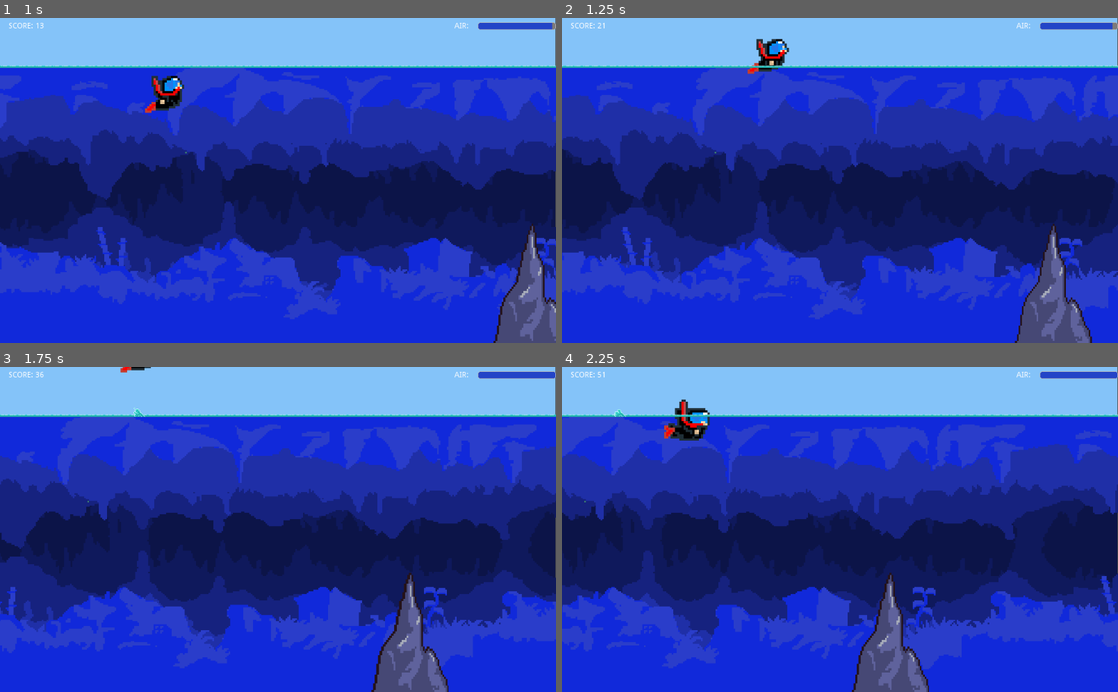
Above: before the commit, frames 1-4 (two rows, left to right).
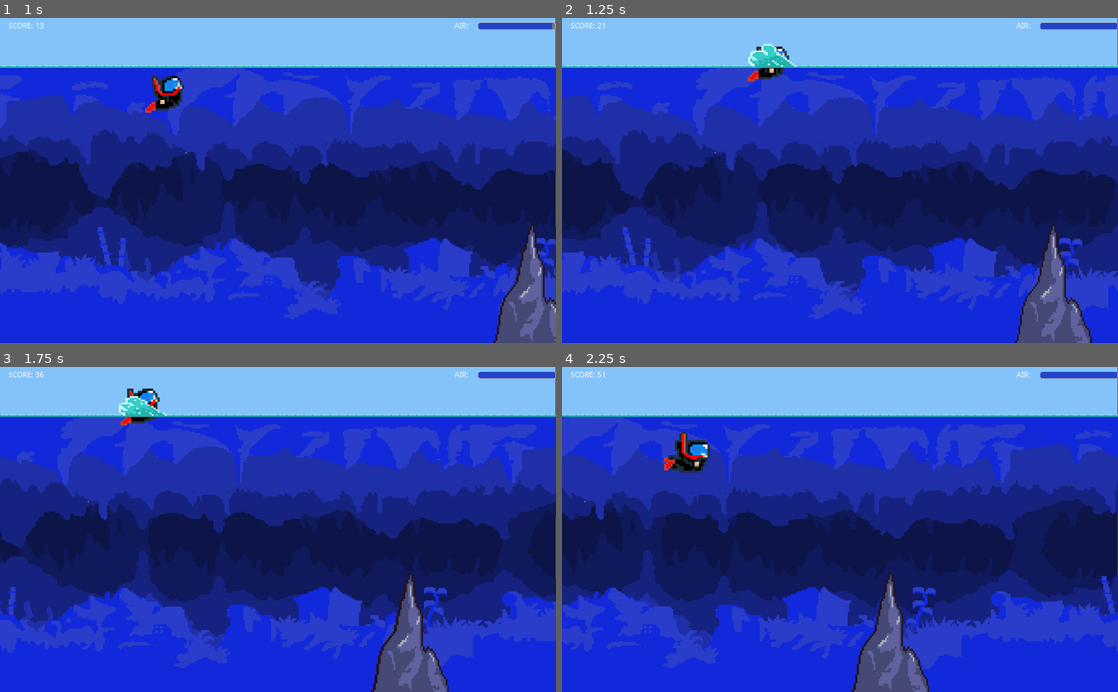
Above: after the commit, the same moments.

Repository: Mikael-Ronnberg/SB-Run
Game: Godot game, scene res://scenes/Main.tscn
The game is run twice, just before and just after one commit, with the same random seed, the same clock (stepped at 60 frames per second) and the same inputs.
Inputs:
- Up to frame 1 (1 s): tap Enter (ui_accept) at 0.5, 0.77 s; hold Right (ui_right) from 0.53 s (still down)
- Up to frame 2 (1.25 s): keep holding Right (ui_right)
- Up to frame 3 (1.75 s): release Right (ui_right) at 1.28 s; hold Left (ui_left) from 1.28 s (still down); tap Enter (ui_accept) at 1.52 s
- Up to frame 4 (2.25 s): release Left (ui_left) at 2.03 s; hold Right (ui_right) from 2.03 s (still down)

Frame 1 is identical in both runs. In frame 2, 0.7% of the frame differs, in the area x 33-100%, y 1-20%; in frame 3, 0.7%; in frame 4, 1.3%, in the area x 9-27%, y 10-33%.

Commit message:
Rearranged structure on scripts, and fixed stream effect on leaving water

Diff:
--- a/project.godot
+++ b/project.godot
@@ -7,16 +7,6 @@
 ;   param=value ; assign values to parameters
 
 config_version=4
-
-_global_script_classes=[ {
-"base": "KinematicBody2D",
-"class": "Player",
-"language": "GDScript",
-"path": "res://scenes/Swimmer.gd"
-} ]
-_global_script_class_icons={
-"Player": ""
-}
 
 [application]
 
--- a/scenes/Crab.tscn
+++ b/scenes/Crab.tscn
@@ -1,7 +1,7 @@
 [gd_scene load_steps=8 format=2]
 
 [ext_resource path="res://assets/obstacles/Crab.png" type="Texture" id=1]
-[ext_resource path="res://scenes/Crab.gd" type="Script" id=2]
+[ext_resource path="res://scripts/Crab.gd" type="Script" id=2]
 
 [sub_resource type="AtlasTexture" id=1]
 atlas = ExtResource( 1 )
--- a/scenes/Hud.tscn
+++ b/scenes/Hud.tscn
@@ -1,6 +1,6 @@
 [gd_scene load_steps=4 format=2]
 
-[ext_resource path="res://scenes/OxygenBar.gd" type="Script" id=1]
+[ext_resource path="res://scripts/OxygenBar.gd" type="Script" id=1]
 [ext_resource path="res://assets/ui/progress.png" type="Texture" id=2]
 [ext_resource path="res://assets/ui/over.png" type="Texture" id=3]
 
--- a/scenes/Main.tscn
+++ b/scenes/Main.tscn
@@ -2,14 +2,14 @@
 
 [ext_resource path="res://scenes/Swimmer.tscn" type="PackedScene" id=1]
 [ext_resource path="res://scenes/BG.tscn" type="PackedScene" id=2]
-[ext_resource path="res://scenes/Main.gd" type="Script" id=3]
+[ext_resource path="res://scripts/Main.gd" type="Script" id=3]
 [ext_resource path="res://scenes/Water.tscn" type="PackedScene" id=4]
 [ext_resource path="res://scenes/Hud.tscn" type="PackedScene" id=5]
 [ext_resource path="res://scenes/WaterArea.tscn" type="PackedScene" id=6]
-[ext_resource path="res://scenes/WaterArea.gd" type="Script" id=7]
+[ext_resource path="res://scripts/WaterArea.gd" type="Script" id=7]
 [ext_resource path="res://scenes/Timer.tscn" type="PackedScene" id=8]
 [ext_resource path="res://scenes/GameOver.tscn" type="PackedScene" id=9]
-[ext_resource path="res://scenes/Water.gd" type="Script" id=10]
+[ext_resource path="res://scripts/Water.gd" type="Script" id=10]
 
 [node name="Main" type="Node"]
 script = ExtResource( 3 )
--- a/scenes/OxygenBar.gd
+++ /dev/null
@@ -1,13 +0,0 @@
-extends TextureProgress
-
-var player: Player
-
-func set_player(player_instance: Player):
-	player = player_instance
-	if player != null:
-		player.connect("oxygen_change", self, "update")
-	update()
-
-func update():
-	if player != null:
-		value = float(player.oxygen) * 100 / player.MAX_OXYGEN
--- a/scenes/Swimmer.tscn
+++ b/scenes/Swimmer.tscn
@@ -1,7 +1,7 @@
 [gd_scene load_steps=15 format=2]
 
 [ext_resource path="res://assets/img/Swimmer.png" type="Texture" id=1]
-[ext_resource path="res://scenes/Swimmer.gd" type="Script" id=2]
+[ext_resource path="res://scripts/Swimmer.gd" type="Script" id=2]
 
 [sub_resource type="RectangleShape2D" id=6]
 extents = Vector2( 84.25, 72 )
--- a/scenes/WaterArea.gd
+++ /dev/null
@@ -1,57 +0,0 @@
-extends Area2D
-
-signal fully_exited_top(body)
-signal partially_exited_top(body)
-signal exited_left_or_bottom(body)
-
-var stream_effect = preload("res://scenes/effects/Stream.tscn")
-var splash_instance = null
-
-func _ready():
-	connect("body_entered", self, "_on_body_entered")
-	connect("body_exited", self, "_on_body_exited")
-
-func _on_body_entered(body):
-	if body.is_in_group("characters"):
-		body.in_water = true
-
-func _on_body_exited(body):
-	if body.is_in_group("characters"):
-		body.in_water = false
-
-func check_exit_conditions(body):
-	var screen_size = get_viewport().size
-	var swimmer_pos = body.position
-
-	if swimmer_pos.x < 0 or swimmer_pos.y > screen_size.y:
-		print("now leaving left or bottom")
-		emit_signal("exited_left_or_bottom", body)
-	elif swimmer_pos.y < 0:
-		# Determine if the player is fully or partially out of the water
-		var collision_shape = $CollisionShape2D.shape
-		var water_top = self.position.y + 120
-
-		if swimmer_pos.y < water_top:  # Adjust the threshold as needed
-			emit_signal("fully_exited_top", body)
-			if not splash_instance:
-				create_splash_effect(body, body.position.x, water_top)
-		elif swimmer_pos.y == water_top:
-			emit_signal("partially_exited_top", body)
-			create_splash_effect(body, body.position.x, water_top)
-		else:
-			splash_instance = null
-
-func create_splash_effect(body, x, y):
-	splash_instance = stream_effect.instance()
-	splash_instance.position = Vector2(x, y)
-	get_parent().add_child(splash_instance)
-	splash_instance.play("default")
-	# Make the splash effect follow the body
-	splash_instance.set("target", body)
-
-func _process(delta):
-	if splash_instance:
-		var target = splash_instance.get("target")
-		if target:
-			splash_instance.position.x += target.position.x
-			splash_instance.position.y = self.position.y + 120
--- a/scenes/effects/Stream.tscn
+++ b/scenes/effects/Stream.tscn
@@ -23,7 +23,8 @@
 } ]
 
 [node name="Stream" type="AnimatedSprite"]
+scale = Vector2( 4, 3 )
 z_index = 5
 frames = SubResource( 4 )
-frame = 1
+frame = 2
 playing = true
--- a/scenes/Main.gd
+++ b/scripts/Main.gd
@@ -16,7 +16,6 @@
 const CAM_START_POS = Vector2(516, 300)
 const SLOWED_DOWN : int = -20
 const START_SPEED : int = 5
-const MAX_SPEED_ : int = 25
 const DISTANCE_MODIFIER: int = 10
 
 onready var player_instance = $Swimmer
@@ -24,15 +23,6 @@
 onready var oxygen_timer = $OxygenTimer
 onready var score_label = $Hud/Score
 onready var water_area = $WaterArea
-
-# Function to display splash effects
-func display_splash_effect(body, type):
-	if type == "full":
-		print("Full splash effect!")
-		# Code to display full splash sprite
-	elif type == "partial":
-		print("Partial splash effect!")
-		# Code to display partial splash sprite
 
 func _ready():
 	water_area.connect("exited_left_or_bottom", self, "_on_exited_left_or_bottom")
@@ -76,16 +66,16 @@
 
 
 func _process(_delta):
-
 	if game_running:
 		speed = START_SPEED
-		water_area.check_exit_conditions($Swimmer)
+		water_area.check_water_conditions($Swimmer)
 		generate_obs()
 		show_distance()
 
 		$Swimmer.position.x += speed
 		$Camera2D.position.x += speed
 		$WaterArea.position.x += speed
+
 		#Update distance
 		distance += speed
 
@@ -148,7 +138,6 @@
 
 func slow_down(body):
 	if body.name == "Swimmer":
-		print("slowed doenw")
 		$Swimmer.position.x += SLOWED_DOWN
 
 func speed_up(body):
@@ -158,19 +147,6 @@
 func show_distance():
 	score_label.text = "SCORE: " + str(distance / DISTANCE_MODIFIER)
 
-func _on_exited_left_or_bottom(body):
-	if body.name == "Swimmer":
-		game_over()
-
-func _on_fully_exited_top(body):
-	if body.name == "Swimmer":
-		display_splash_effect(body, "full")
-
-func _on_partially_exited_top(body):
-	if body.name == "Swimmer":
-		display_splash_effect(body, "partial")
-
-
 func _on_OxygenTimer_timeout():
 	if game_running:
 		if player_instance.in_water:
@@ -178,6 +154,16 @@
 		else:
 			player_instance.change_oxygen(player_instance.OXYGEN_INCREASE_RATE)
 
+func _on_exited_left_or_bottom(body):
+	if body.name == "Swimmer":
+		game_over()
+
+func _on_fully_exited_top(body):
+	print("fully exited")
+
+func _on_partially_exited_top(body):
+	print("partially exited")
+
 func game_over():
 	get_tree().paused = true
 	game_running = false
--- /dev/null
+++ b/scripts/OxygenBar.gd
@@ -0,0 +1,13 @@
+extends TextureProgress
+
+var player
+
+func set_player(player_instance):
+	player = player_instance
+	if player != null:
+		player.connect("oxygen_change", self, "update_oxygen")
+	update_oxygen(player.oxygen)
+
+func update_oxygen(new_oxygen):
+	if player != null:
+		value = float(new_oxygen) * 100 / player.MAX_OXYGEN
--- a/scenes/Swimmer.gd
+++ b/scripts/Swimmer.gd
@@ -1,6 +1,4 @@
 extends KinematicBody2D
-
-class_name Player
 
 signal oxygen_change
 
@@ -8,8 +6,8 @@
 var in_water = false
 var gravity_enabled = false
 
-var oxygen : int = 100
-const MAX_OXYGEN : int = 100
+var MAX_OXYGEN = 100
+var oxygen = MAX_OXYGEN
 const OXYGEN_DECREASE_RATE : float = 1.0
 const OXYGEN_INCREASE_RATE : float = 10.0
 
@@ -18,7 +16,7 @@
 const MOVE_SPEED : int = 18000
 
 func _ready():
-	add_to_group("characters")
+	in_water = true
 
 func _physics_process(delta):
 	process_movement(delta)
@@ -30,7 +28,6 @@
 		velocity.x += MOVE_SPEED * delta
 	if Input.is_action_pressed("ui_left"):
 		velocity.x -= MOVE_SPEED * delta
-
 	velocity = move_and_slide(velocity, Vector2.UP)
 
 	if in_water:
@@ -44,8 +41,10 @@
 	if gravity_enabled:
 		if in_water:
 			velocity.y += GRAVITY * delta * 0.5
+			change_oxygen(-OXYGEN_DECREASE_RATE * delta)
 		else:
 			velocity.y += GRAVITY * delta
+			change_oxygen(OXYGEN_INCREASE_RATE * delta)
 
 func set_gravity_enabled(enabled: bool):
 	gravity_enabled = enabled
@@ -56,12 +55,4 @@
 		oxygen = MAX_OXYGEN
 	elif oxygen < 0:
 		oxygen = 0
-	emit_signal("oxygen_change")
-
-func _on_body_entered(body):
-	if body.is_in_group("water"):
-		in_water = true
-
-func _on_body_exited(body):
-	if body.is_in_group("water"):
-		in_water = false
+	emit_signal("oxygen_change", oxygen)
--- /dev/null
+++ b/scripts/WaterArea.gd
@@ -0,0 +1,66 @@
+extends Area2D
+
+signal fully_exited_top(body)
+signal partially_exited_top(body)
+signal exited_left_or_bottom(body)
+
+var stream_effect = preload("res://scenes/effects/Stream.tscn")
+var splash_instance = null
+var swimmer_pos = null
+
+onready var collision_shape = $CollisionShape2D.shape
+onready var screen_size = get_viewport().size
+
+func _ready():
+	swimmer_pos = get_node("../Swimmer")
+	if swimmer_pos == null:
+		print("Swimmer node not found!")
+	else:
+		print("Swimmer node found:", swimmer_pos)
+
+
+func display_splash_effect(body, type):
+	if splash_instance == null:
+		if type == "stream":
+			splash_instance = stream_effect.instance()
+			get_parent().add_child(splash_instance)
+			splash_instance.position.x = swimmer_pos.position.x
+			splash_instance.position.y = 40  # Adjust as needed
+			splash_instance.play("default")
+		else:
+			pass
+
+
+func remove_splash_effect():
+	if splash_instance:
+		splash_instance.queue_free()
+		splash_instance = null
+
+func check_water_conditions(body):
+	var swimmer_pos = body.position
+	var water_top = 40
+	var body_shape = body.get_node("CollisionShape2D").shape
+
+	if swimmer_pos.x < 0 or swimmer_pos.y > 590:
+		emit_signal("exited_left_or_bottom", body)
+	elif swimmer_pos.y < water_top:
+		emit_signal("fully_exited_top", body)
+		body.in_water = false
+		remove_splash_effect()
+	elif swimmer_pos.y >= water_top and swimmer_pos.y <= water_top + body_shape.extents.y:
+		emit_signal("partially_exited_top", body)
+		body.in_water = false
+		display_splash_effect(body, "stream")
+	else:
+		body.in_water = true
+		remove_splash_effect()
+		splash_instance = null
+
+
+func _process(delta):
+		if splash_instance:
+			splash_instance.position.x = swimmer_pos.position.x + 5
+			splash_instance.position.y = 54
+#			if splash_instance.position.x < -screen_size.x or splash_instance.position.x > screen_size.x:
+#				splash_instance.queue_free()
+#				splash_instance = null
Binary file changed: assets/img/Swimmer.png
Renamed: scenes/Crab.gd -> scripts/Crab.gd
Renamed: scenes/Water.gd -> scripts/Water.gd
